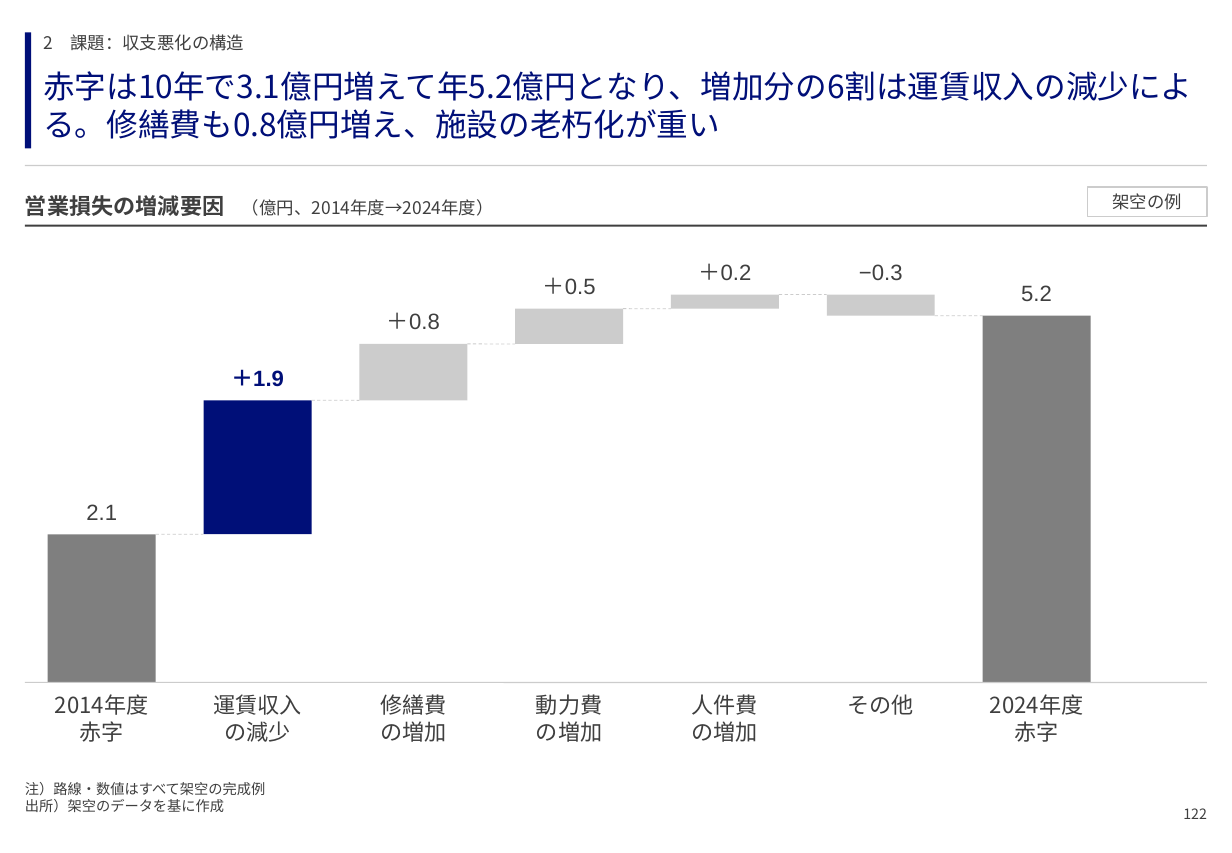
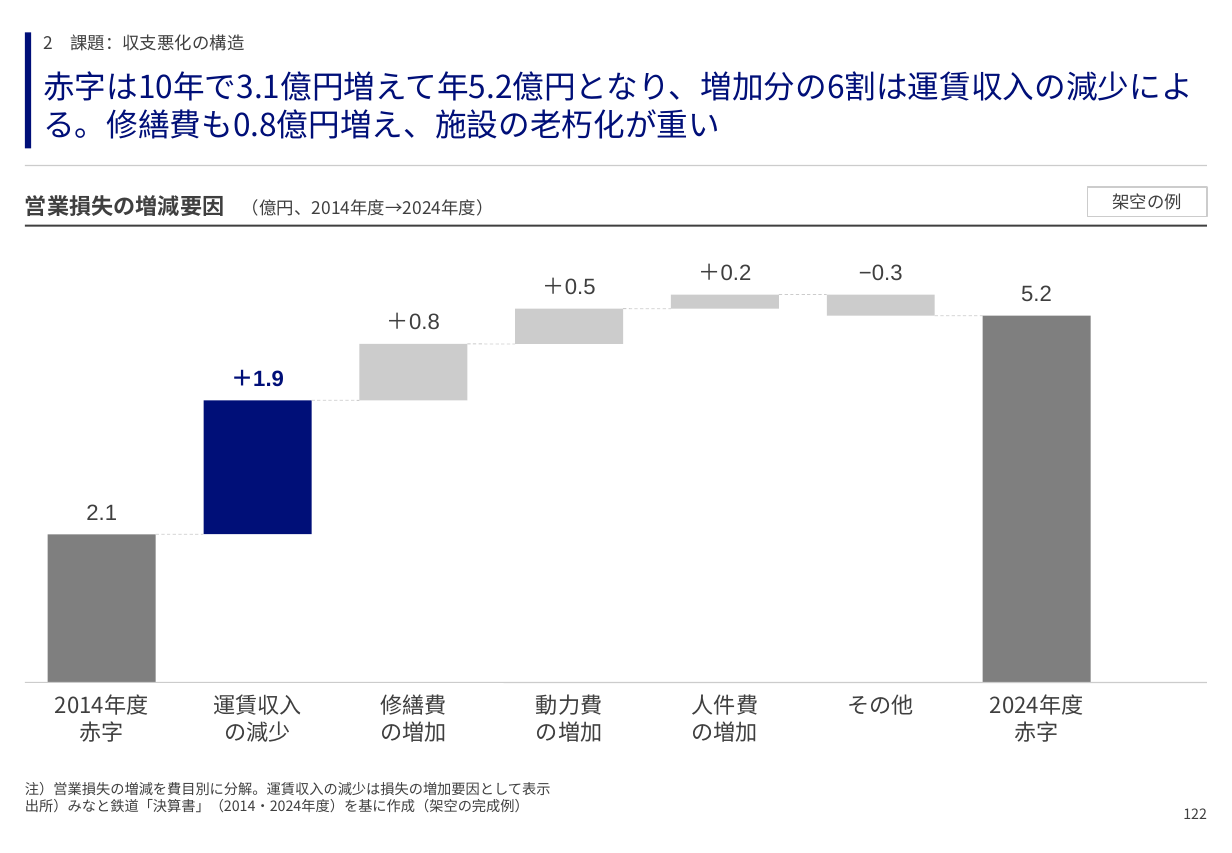
Before and after one commit to GontaHH/slide_builder, a slide deck: slide 124 of patterns/pattern-deck.pptx. Drawn at 1232x853 pixels with LibreOffice and Linux fonts; fonts in the diff are those of the drawing. Boxes give left, top, right and bottom in pixels: in the first picture for what was removed or moved away, otherwise in the second. Text is boxed around its words. In the diff, an @@ line names an element or a change of style, - is before the commit and + after.

```diff
--- a/patterns/pattern-deck.pptx
+++ b/patterns/pattern-deck.pptx
@@ text at box(25, 782, 551, 813): text changed @@
-注）路線・数値はすべて架空の完成例
-出所）架空のデータを基に作成
+注）営業損失の増減を費目別に分解。運賃収入の減少は損失の増加要因として表示
+出所）みなと鉄道「決算書」（2014・2024年度）を基に作成（架空の完成例）
```
Also in this commit, not shown: 15 other slides changed, 1 other file.
